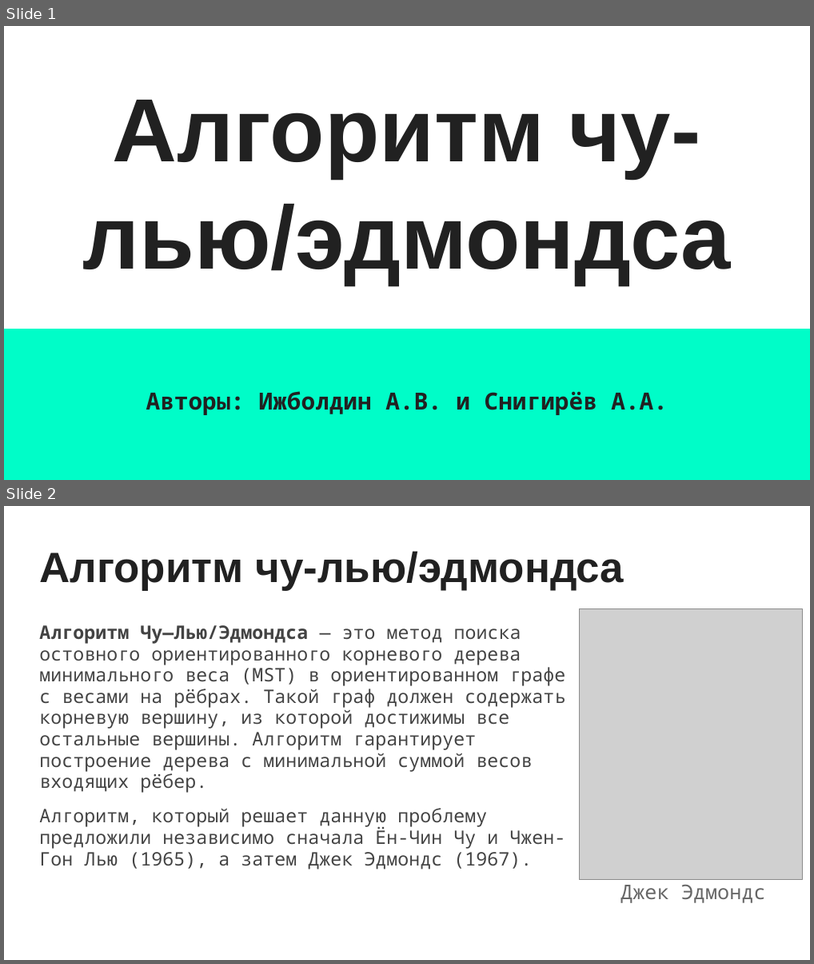
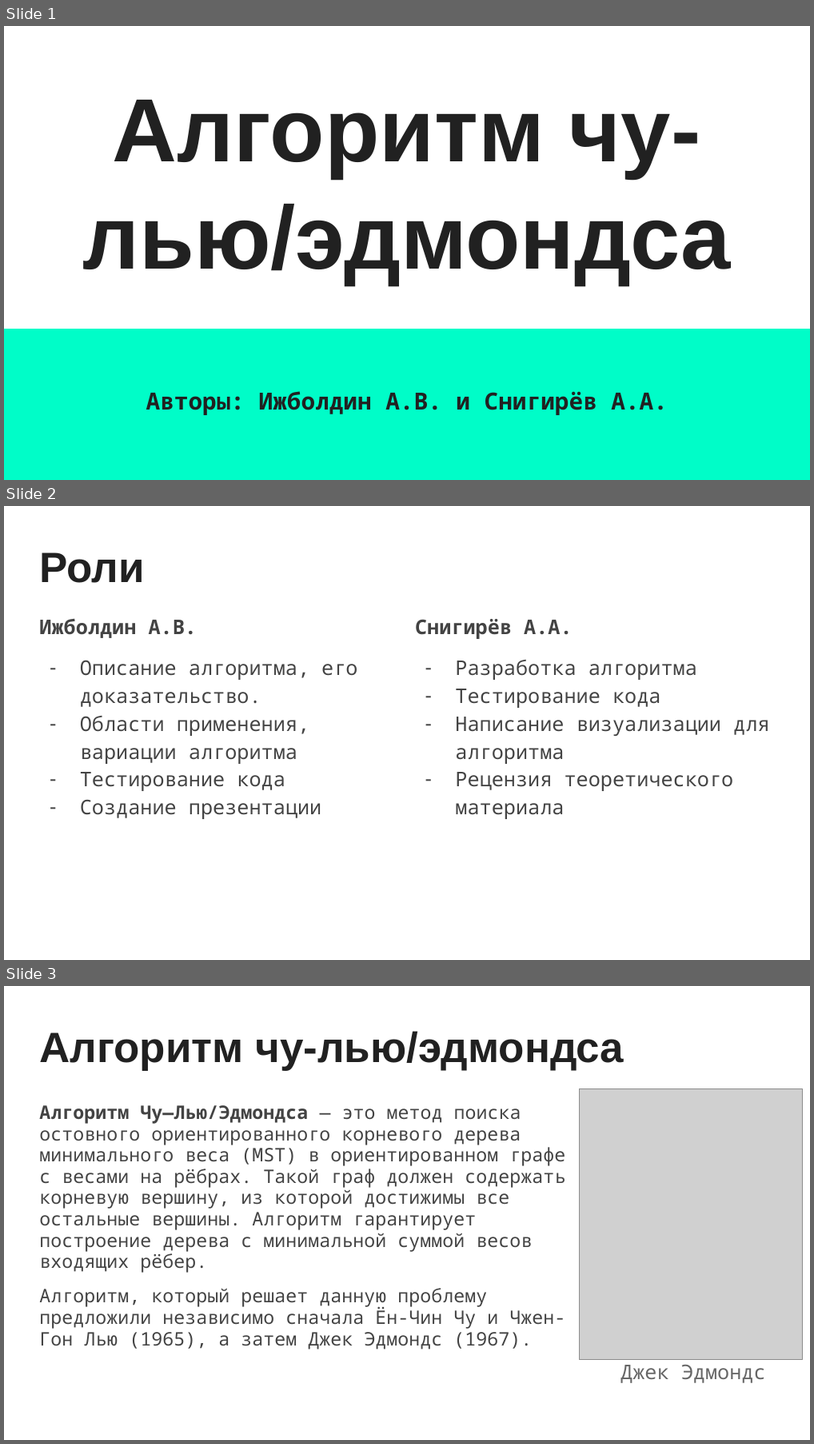
Before and after one commit to Alexander-Snigirev/AltExam, a slide deck: theory/presentation.pptx. Shown one above the other, each under a label of ours: slides 1 and 2 before the commit, slides 1, 2 and 3 after it. The pictures are 814x964 and 814x1444 pixels, drawn with LibreOffice and Linux fonts; fonts in the diff are those of the drawing; grey boxes stand for pictures. Boxes give left, top, right and bottom in pixels: in the first picture for what was removed or moved away, otherwise in the second. Text is boxed around its words. In the diff, an @@ line names an element or a change of style, - is before the commit and + after.

```diff
--- a/theory/presentation.pptx
+++ b/theory/presentation.pptx
@@ slide 2 added at (4,506,810,960), background #FFFFFF @@
@@ title added at (39,552,144,583), 37.8 pt, text #212121, bold @@
+Роли
@@ text added at (39,619,358,819), 18 pt, text #434343 @@
+Ижболдин А.В.
+– Описание алгоритма, его доказательство.
+– Области применения, вариации алгоритма
+– Тестирование кода
+– Создание презентации
@@ text added at (415,619,770,819), 18 pt, text #434343 @@
+Снигирёв А.А.
+– Разработка алгоритма
+– Тестирование кода
+– Написание визуализации для алгоритма
+– Рецензия теоретического материала
@@ what was slide 2 is now slide 3 @@
```
Also in this commit, not shown: 1 slide changed.
